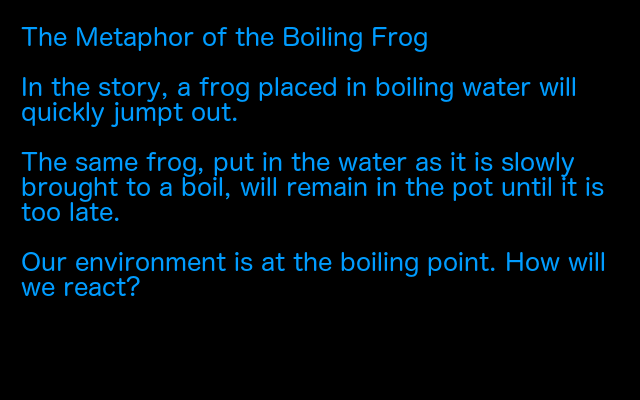
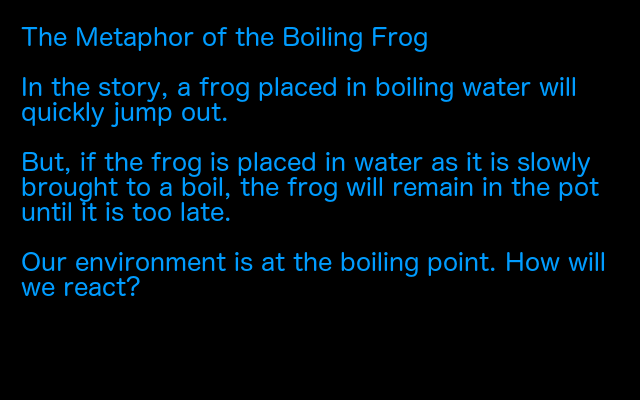
Comparing the layer stacks of the two 640 × 400 images. Changes:
painted on "The Metaphor of the Boiling Fr..." over (21, 103, 604, 222)
